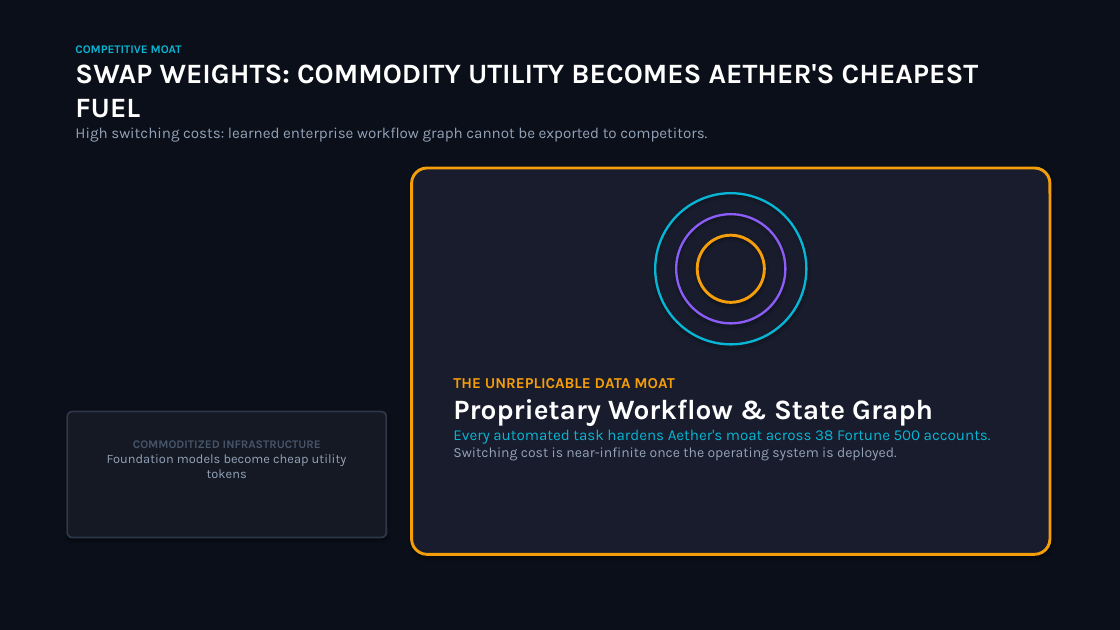
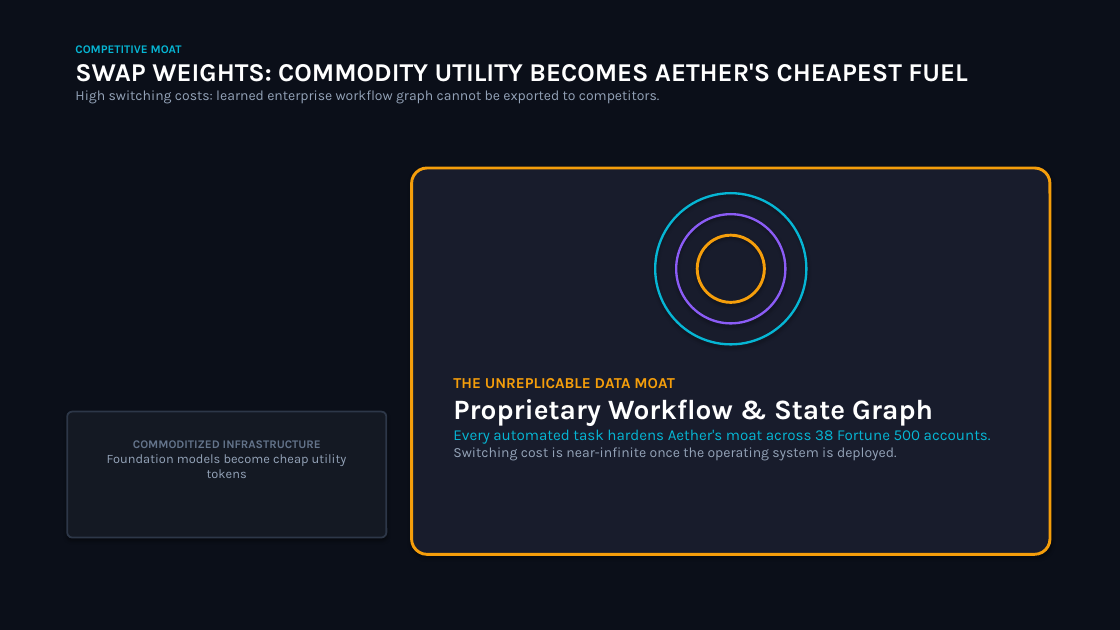
Before and after one commit to togcoder/skill-for-pptx, a slide deck: slide 10 of experiments/T081-20261105-antigravity-script-writer/artifacts/aether-series-a-pitch-deck.pptx. Drawn at 1120x630 pixels with LibreOffice and Linux fonts; fonts in the diff are those of the drawing. Boxes give left, top, right and bottom in pixels: in the first picture for what was removed or moved away, otherwise in the second. Text is boxed around its words. In the diff, an @@ line names an element or a change of style, - is before the commit and + after.

```diff
--- a/experiments/T081-20261105-antigravity-script-writer/artifacts/aether-series-a-pitch-deck.pptx
+++ b/experiments/T081-20261105-antigravity-script-writer/artifacts/aether-series-a-pitch-deck.pptx
@@ text at box(75, 63, 967, 104): size 24 to 22 pt in "SWAP WEIGHTS: COMMODITY UTILITY BECOMES AETHER'S CHEAPEST ..."; size 13 to 12 pt in "High switching costs: learned enterprise workflow graph ..." @@
@@ text at box(133, 440, 321, 448): text colour #475569 to #64748B in "COMMODITIZED INFRASTRUCTURE" @@
```
Also in this commit, not shown: 8 other slides changed, 1 other file.
